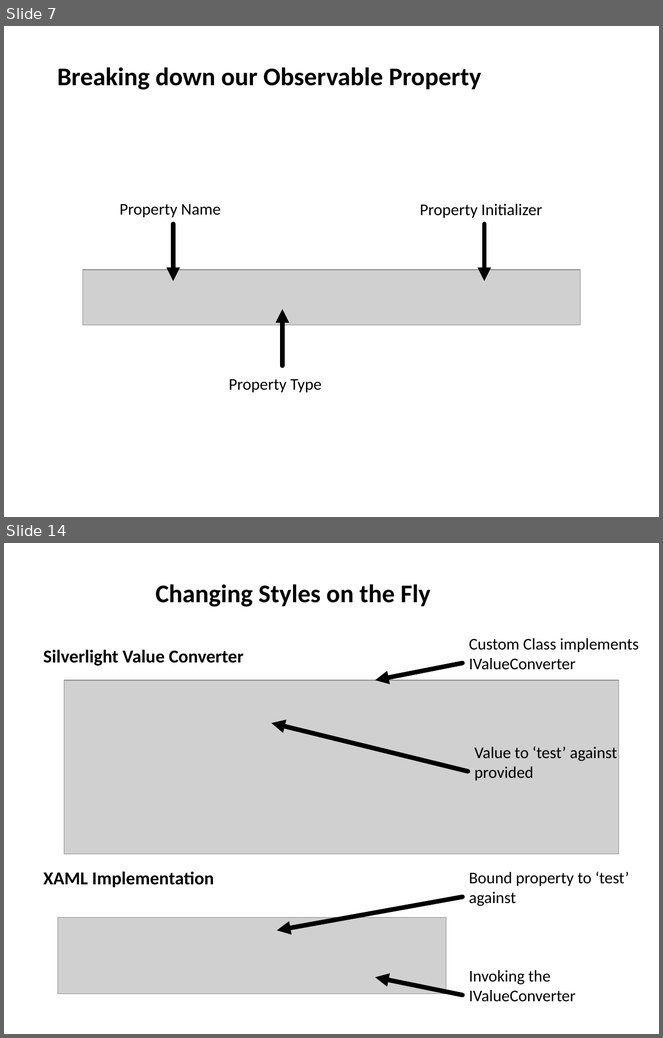
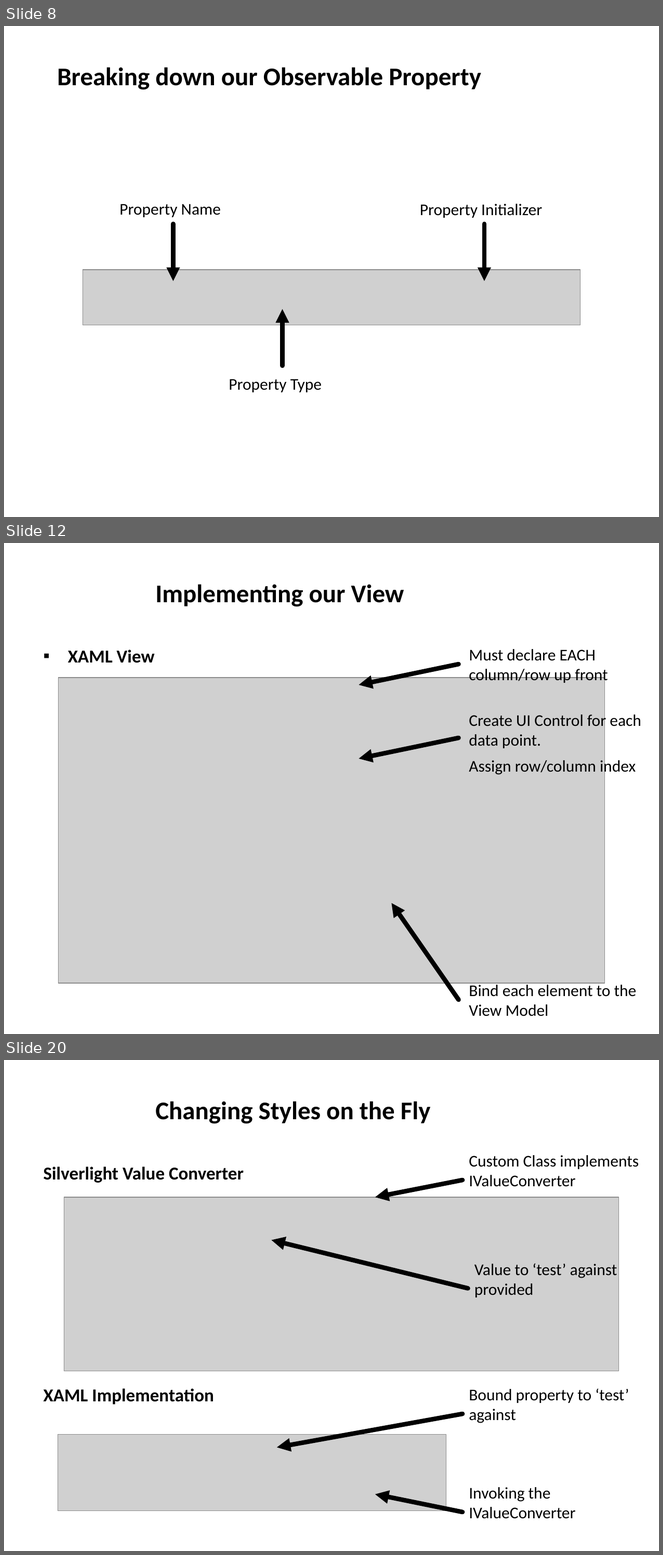
Before and after one commit to derikwhittaker/Pluarsight.XamlToHtml, a slide deck: Modules/02.TaskListingScreen.InitialSetup/02.TaskListingScreen.InitialSetup.Slides.pptx. Shown one above the other, each under a label of ours: slides 7 and 14 before the commit, slides 8, 12 and 20 after it; the slides between them are not shown. The pictures are 663x1038 and 663x1555 pixels, drawn with LibreOffice and Linux fonts; fonts in the diff are those of the drawing; grey boxes stand for pictures. Boxes give left, top, right and bottom in pixels: in the first picture for what was removed or moved away, otherwise in the second. Text is boxed around its words. In the diff, an @@ line names an element or a change of style, - is before the commit and + after.

```diff
--- a/Modules/02.TaskListingScreen.InitialSetup/02.TaskListingScreen.InitialSetup.Slides.pptx
+++ b/Modules/02.TaskListingScreen.InitialSetup/02.TaskListingScreen.InitialSetup.Slides.pptx
@@ slide 12 added at box(4, 543, 659, 1034), background #FFFFFF @@
@@ title added at box(155, 584, 404, 607), 28 pt, text #000000, bold @@
+Implementing our View
@@ text added at box(68, 650, 155, 663), 20 pt, text #000000, bold @@
+▪ XAML View
@@ text added at box(469, 649, 608, 684), 18 pt, text #000000 @@
+Must declare EACH column/row up front
@@ arrow added from (458, 664) to (359, 685), #000000 5 pt @@
@@ picture added at box(59, 678, 605, 984) @@
@@ text added at box(469, 713, 642, 776), 18 pt, text #000000 @@
+Create UI Control for each data point.
+Assign row/column index
@@ arrow added from (458, 738) to (359, 759), #000000 5 pt @@
@@ arrow added from (458, 1000) to (392, 903), #000000 5 pt @@
@@ text added at box(469, 983, 637, 1017), 18 pt, text #000000 @@
+Bind each element to the View Model
@@ what was slide 7 is now slide 8 @@
@@ what was slide 14 is now slide 20 @@
```
Also in this commit, not shown: 4 slides changed, 7 other slides added, 1 slide removed.
